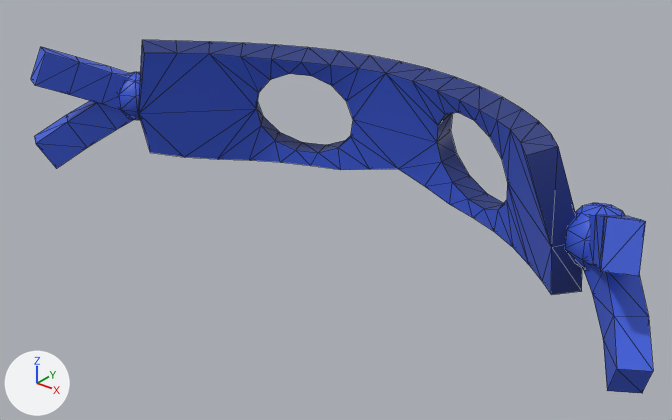
Before and after pictures for a commit that changed the FBX model TourDeLaChance-Unity/Assets/Models/masque_heros.fbx.
Camera for both pictures: a camera (50 mm lens) standing at (0.84, -1.232, 0.557) and looking at (0.001, -0.183, -0.093). Arrows for +X, +Y and +Z are at lower left; the lights stay in place. The first picture is the older version. Mesh edges are drawn as thin lines. Where no turn or scale is listed for an object, it has been applied to the vertices.

The first picture shows 'masque_heros'.
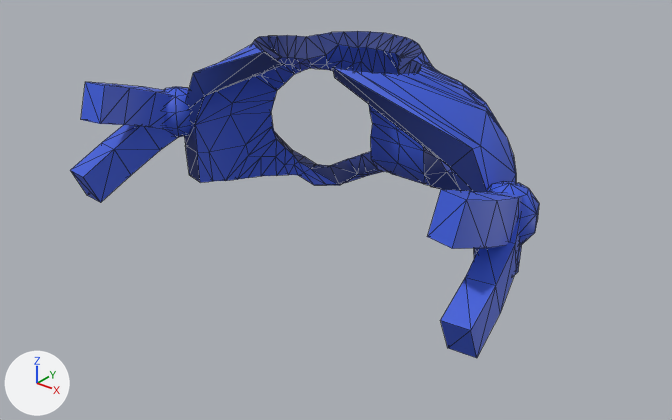
What differs and where, as boxes [x1, y1, x2, y2] in the pictures (672 x 420 px; the box of a moved part takes in the faces that stretch with it):
'masque_heros', reshaped (25% narrower, 7% shorter): before [31, 40, 653, 393]; after [70, 31, 539, 358]
part 1 of me_masque_heros_001, moved or reshaped: before [118, 72, 141, 120]; after [163, 87, 191, 137]
part 2 of me_masque_heros_001, moved or reshaped: before [565, 203, 625, 270]; after [486, 181, 539, 245]
part 3 of me_masque_heros_001, rebuilt (24% narrower): before [139, 40, 582, 295]; after [184, 31, 522, 274]
part 4 of me_masque_heros_001, added (blue): after [81, 82, 173, 130]
part 5 of me_masque_heros_001, added (blue): after [70, 125, 178, 203]
part 6 of me_masque_heros_001, added (blue): after [427, 189, 523, 249]
part 7 of me_masque_heros_001, added (blue): after [440, 217, 520, 358]
part 8 of me_masque_heros_001, deleted (blue): before [31, 47, 131, 110]
part 9 of me_masque_heros_001, deleted (blue): before [587, 214, 646, 276]
part 10 of me_masque_heros_001, deleted (blue): before [34, 101, 134, 169]
part 11 of me_masque_heros_001, deleted (blue): before [583, 264, 653, 393]

Diff of the bpy script that builds the scene:
```diff
--- a/TourDeLaChance-Unity/Assets/Models/masque_heros.fbx.py
+++ b/TourDeLaChance-Unity/Assets/Models/masque_heros.fbx.py
@@ me_masque_heros_001 @@
 # used by ob_masque_heros; location = (0.0, 0.0, 0.0)
-me_masque_heros_001.from_pydata(...)  # 260 vertices, 500 faces; spans x -0.579..0.579, y -0.361..0.029, z -0.114..0.127
+me_masque_heros_001.from_pydata(...)  # 522 vertices, 1024 faces; spans x -0.382..0.382, y -0.408..0.161, z -0.165..0.175
+# me_masque_heros_001 part 1: the loose piece of 34 vertices spanning x -0.485..-0.399, y -0.242..-0.157, z -0.037..0.053 is moved by (0.122, -0.017, 0.002)
+# me_masque_heros_001 part 2: the loose piece of 34 vertices spanning x 0.399..0.485, y -0.242..-0.157, z -0.037..0.053 is moved by (-0.122, -0.017, 0.002)
+# me_masque_heros_001 part 3: the loose piece of 128 vertices spanning x -0.428..0.428, y -0.248..0.029, z -0.109..0.127 is rebuilt with 390 vertices and now spans x -0.313..0.313, y -0.268..0.161, z -0.165..0.175
+# me_masque_heros_001 part 4: a new loose piece of 16 vertices spanning x -0.358..-0.298, y -0.396..-0.201, z -0.018..0.098, in mat_m_masquebleu (blue #3a5bd9)
+# me_masque_heros_001 part 5: a new loose piece of 16 vertices spanning x -0.382..-0.296, y -0.408..-0.196, z -0.107..0.037, in mat_m_masquebleu (blue #3a5bd9)
+# me_masque_heros_001 part 6: a new loose piece of 16 vertices spanning x 0.298..0.358, y -0.396..-0.201, z -0.018..0.098, in mat_m_masquebleu (blue #3a5bd9)
+# me_masque_heros_001 part 7: a new loose piece of 16 vertices spanning x 0.296..0.382, y -0.408..-0.196, z -0.107..0.037, in mat_m_masquebleu (blue #3a5bd9)
+# me_masque_heros_001 part 8: the loose piece of 16 vertices spanning x -0.549..-0.419, y -0.361..-0.178, z -0.019..0.109 is deleted
+# me_masque_heros_001 part 9: the loose piece of 16 vertices spanning x 0.419..0.549, y -0.361..-0.178, z -0.019..0.109 is deleted
+# me_masque_heros_001 part 10: the loose piece of 16 vertices spanning x -0.579..-0.419, y -0.357..-0.175, z -0.114..0.035 is deleted
+# me_masque_heros_001 part 11: the loose piece of 16 vertices spanning x 0.419..0.579, y -0.357..-0.175, z -0.114..0.035 is deleted
 me_masque_heros_001.materials.append(mat_m_masquebleu)
```
